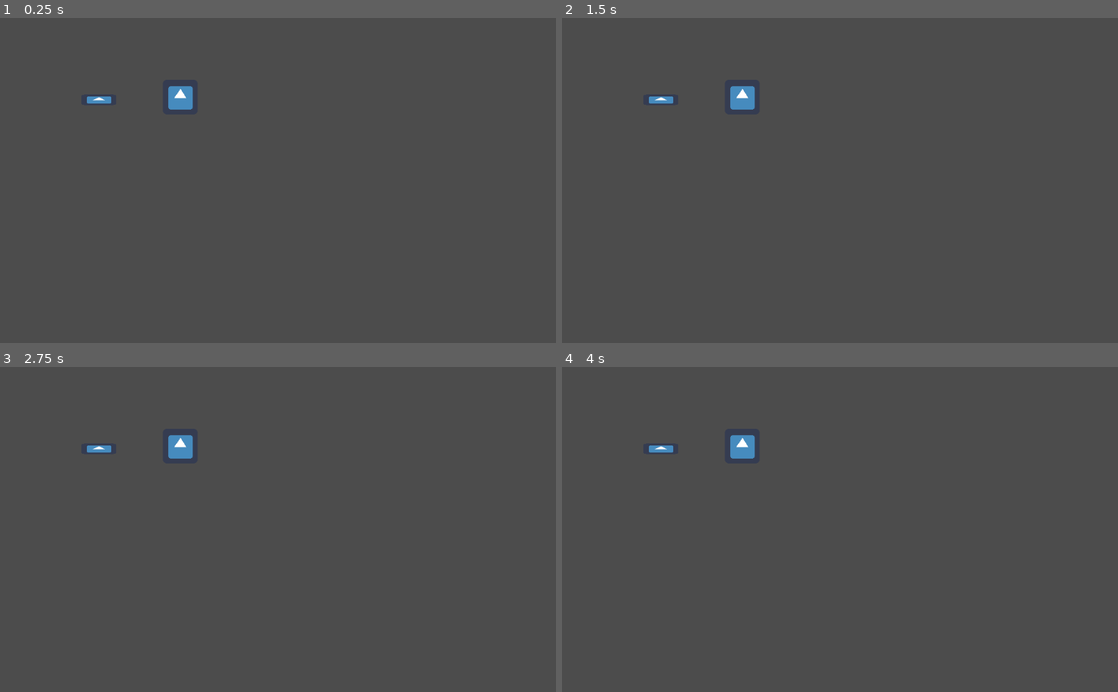
Above: before the commit, frames 1-4 (two rows, left to right).
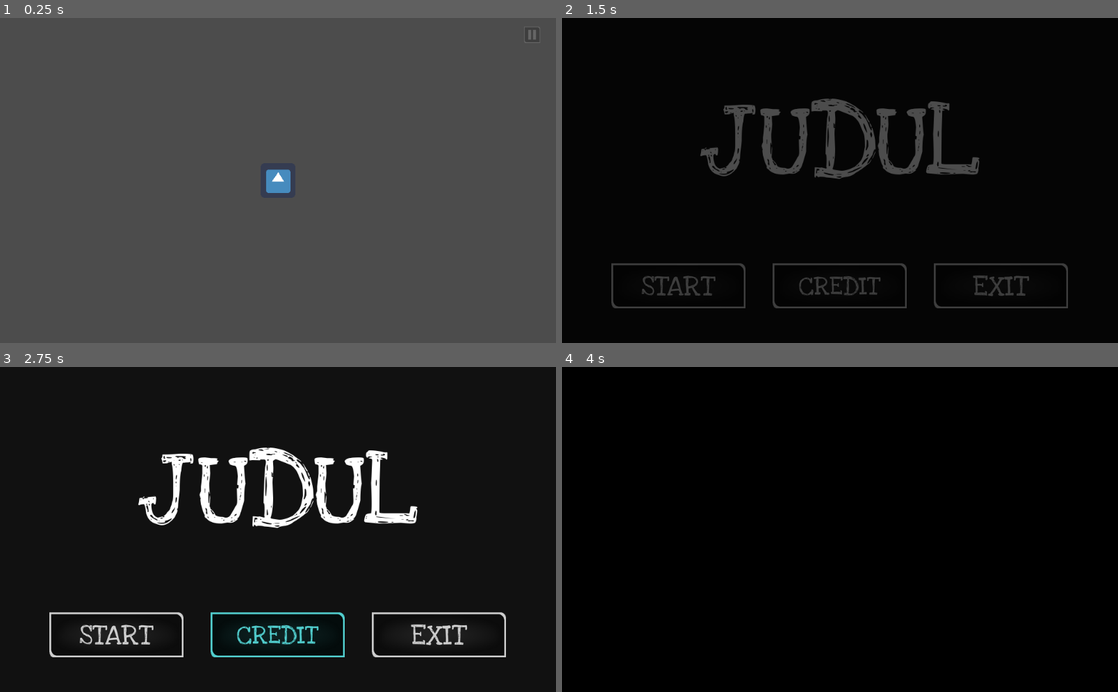
Above: after the commit, the same moments.

Repository: raimess11/BGDJam2022
Game: Godot game, scene res://World.tscn
The game is run twice, just before and just after one commit, with the same random seed, the same clock (stepped at 60 frames per second) and the same inputs. The engine's default icon, where the game draws it, is replaced by a stand-in: a white triangle on a blue panel in a dark square.
Inputs (mouse positions are in pixels of both pictures, inside the frame that each line leads up to):
- Up to frame 1 (0.25 s): no input
- Up to frame 2 (1.5 s): click (1095, 34) at 0.52 s; click (806, 180) at 1.27 s
- Up to frame 3 (2.75 s): click (278, 633) at 2.02 s
- Up to frame 4 (4 s): click (678, 633) at 2.77 s; click (678, 633) at 3.52 s

The runs differ from the first frame. In frame 1, 0.8% of the frame differs, in the area x 15-98%, y 3-54%; in frame 2, 95%; in frame 3, 100%; in frame 4, 100%, in the area x 0-100%, y 0-100%.

Commit message:
finished

Diff:
--- a/World.tscn
+++ b/World.tscn
@@ -1,12 +1,14 @@
 [gd_scene load_steps=3 format=2]
 
 [ext_resource path="res://Player.tscn" type="PackedScene" id=1]
-[ext_resource path="res://Item.tscn" type="PackedScene" id=2]
+[ext_resource path="res://ui/main menu/pause.tscn" type="PackedScene" id=3]
 
 [node name="World" type="Node2D"]
 
 [node name="Player" parent="." instance=ExtResource( 1 )]
 position = Vector2( 332, 146 )
 
-[node name="Item" parent="." instance=ExtResource( 2 )]
-position = Vector2( 182, 151 )
+[node name="Camera2D" type="Camera2D" parent="Player"]
+current = true
+
+[node name="Pause" parent="." instance=ExtResource( 3 )]
--- /dev/null
+++ b/ui/main menu/pause.gd
@@ -0,0 +1,37 @@
+extends Control
+
+onready var vbox = $PauseMenu/VBoxContainer
+
+# Called when the node enters the scene tree for the first time.
+func _ready():
+	vbox.add_constant_override("separation", 30)
+
+
+# Called every frame. 'delta' is the elapsed time since the previous frame.
+#func _process(delta):
+#	pass
+
+
+func _on_PauseButton_pressed():
+	$PauseMenu.visible = true
+	$DarkOverlay.visible = true
+	get_tree().paused = true
+
+
+func _on_Resume_pressed():
+	$PauseMenu.visible = false
+	$DarkOverlay.visible = false
+	get_tree().paused = false
+
+
+func _on_Exit_pressed():
+	get_tree().quit()
+
+
+func _on_Main_Menu_pressed():
+	get_tree().paused = false
+	get_tree().change_scene("res://ui/menu.tscn")
+
+
+func _on_Restart_pressed():
+	get_tree().reload_current_scene()
--- /dev/null
+++ b/ui/main menu/pause.tscn
@@ -0,0 +1,93 @@
+[gd_scene load_steps=17 format=2]
+
+[ext_resource path="res://ui/pause menu/rsz_2pause_square_button.png" type="Texture" id=1]
+[ext_resource path="res://ui/pause menu/rsz_1play_square_button.png" type="Texture" id=2]
+[ext_resource path="res://ui/pause menu/rsz_1picsart_22-10-23_08-14-53-479.png" type="Texture" id=3]
+[ext_resource path="res://ui/pause menu/rsz_picsart_22-10-23_08-14-39-522.png" type="Texture" id=4]
+[ext_resource path="res://ui/pause menu/rsz_1on_off_square_button.png" type="Texture" id=5]
+[ext_resource path="res://ui/pause menu/rsz_picsart_22-10-23_08-13-11-951.png" type="Texture" id=6]
+[ext_resource path="res://ui/pause menu/rsz_picsart_22-10-23_08-12-48-088.png" type="Texture" id=7]
+[ext_resource path="res://ui/pause menu/rsz_picsart_22-10-23_08-13-41-918.png" type="Texture" id=8]
+[ext_resource path="res://ui/pause menu/rsz_return_square_button.png" type="Texture" id=9]
+[ext_resource path="res://ui/pause menu/rsz_picsart_22-10-23_08-14-00-339.png" type="Texture" id=10]
+[ext_resource path="res://ui/pause menu/rsz_1home_square_button.png" type="Texture" id=11]
+[ext_resource path="res://ui/pause menu/rsz_picsart_22-10-23_08-16-13-166.png" type="Texture" id=12]
+[ext_resource path="res://ui/pause menu/rsz_picsart_22-10-23_08-16-01-008.png" type="Texture" id=13]
+[ext_resource path="res://ui/main menu/pause.gd" type="Script" id=14]
+[ext_resource path="res://ui/pause menu/rsz_picsart_22-10-23_08-15-46-534.png" type="Texture" id=15]
+[ext_resource path="res://ui/pause menu/rsz_1picsart_22-10-23_08-15-28-816.png" type="Texture" id=16]
+
+[node name="Pause" type="Control"]
+anchor_right = 1.0
+anchor_bottom = 1.0
+script = ExtResource( 14 )
+
+[node name="DarkOverlay" type="ColorRect" parent="."]
+self_modulate = Color( 1, 1, 1, 0.392157 )
+anchor_right = 1.0
+anchor_bottom = 1.0
+color = Color( 0.0705882, 0.0705882, 0.0705882, 1 )
+
+[node name="PauseMenu" type="CanvasLayer" parent="."]
+pause_mode = 2
+visible = false
+
+[node name="VBoxContainer" type="HBoxContainer" parent="PauseMenu"]
+anchor_top = 0.5
+anchor_right = 1.0
+anchor_bottom = 0.5
+margin_top = -50.0
+margin_bottom = 50.0
+alignment = 1
+
+[node name="Exit" type="TextureButton" parent="PauseMenu/VBoxContainer"]
+margin_left = 306.0
+margin_right = 406.0
+margin_bottom = 100.0
+texture_normal = ExtResource( 5 )
+texture_pressed = ExtResource( 6 )
+texture_hover = ExtResource( 7 )
+
+[node name="Main Menu" type="TextureButton" parent="PauseMenu/VBoxContainer"]
+margin_left = 410.0
+margin_right = 510.0
+margin_bottom = 100.0
+texture_normal = ExtResource( 11 )
+texture_pressed = ExtResource( 10 )
+texture_hover = ExtResource( 8 )
+
+[node name="Restart" type="TextureButton" parent="PauseMenu/VBoxContainer"]
+margin_left = 514.0
+margin_right = 614.0
+margin_bottom = 100.0
+texture_normal = ExtResource( 9 )
+texture_pressed = ExtResource( 15 )
+texture_hover = ExtResource( 16 )
+
+[node name="Resume" type="TextureButton" parent="PauseMenu/VBoxContainer"]
+margin_left = 618.0
+margin_right = 718.0
+margin_bottom = 100.0
+texture_normal = ExtResource( 2 )
+texture_pressed = ExtResource( 12 )
+texture_hover = ExtResource( 13 )
+
+[node name="CanvasLayer" type="CanvasLayer" parent="."]
+
+[node name="PauseButton" type="TextureButton" parent="CanvasLayer"]
+self_modulate = Color( 1, 1, 1, 0.196078 )
+anchor_left = 1.0
+anchor_right = 1.0
+margin_left = -59.0
+margin_top = 16.0
+margin_right = -29.0
+margin_bottom = 46.0
+texture_normal = ExtResource( 1 )
+texture_pressed = ExtResource( 3 )
+texture_hover = ExtResource( 4 )
+
+[connection signal="pressed" from="PauseMenu/VBoxContainer/Exit" to="." method="_on_Exit_pressed"]
+[connection signal="pressed" from="PauseMenu/VBoxContainer/Main Menu" to="." method="_on_Main_Menu_pressed"]
+[connection signal="pressed" from="PauseMenu/VBoxContainer/Restart" to="." method="_on_Restart_pressed"]
+[connection signal="pressed" from="PauseMenu/VBoxContainer/Resume" to="." method="_on_Resume_pressed"]
+[connection signal="pressed" from="CanvasLayer/PauseButton" to="." method="_on_PauseButton_pressed"]
--- /dev/null
+++ b/ui/menu.gd
@@ -0,0 +1,36 @@
+extends Control
+
+onready var vBox = $CanvasLayer/VBoxContainer
+
+
+# Called when the node enters the scene tree for the first time.
+func _ready():
+	vBox.add_constant_override("separation",50)
+	var start = create_tween()
+	start.tween_property($CanvasLayer/Fade,"self_modulate",Color(1,1,1,0),0.5)
+	start.call_deferred("start")
+	yield(start, "finished")
+	$CanvasLayer/Fade.visible = false
+
+
+# Called every frame. 'delta' is the elapsed time since the previous frame.
+#func _process(delta):
+#	pass
+
+
+func _on_Start_pressed():
+	$CanvasLayer/Fade.visible = true
+	var fade = create_tween()
+	fade.tween_property($CanvasLayer/Fade,"self_modulate",Color(1,1,1,1),1)
+	fade.call_deferred("start")
+	yield(fade, "finished")
+	yield(get_tree().create_timer(1.0),"timeout")
+	get_tree().change_scene("res://World.tscn")
+
+
+func _on_Credit_pressed():
+	pass # Replace with function body.
+
+
+func _on_Exit_pressed():
+	get_tree().quit()
--- /dev/null
+++ b/ui/menu.tscn
@@ -0,0 +1,86 @@
+[gd_scene load_steps=13 format=2]
+
+[ext_resource path="res://ui/main menu/rsz_credit.png" type="Texture" id=1]
+[ext_resource path="res://ui/main menu/rsz_exit.png" type="Texture" id=2]
+[ext_resource path="res://ui/main menu/rsz_start.png" type="Texture" id=3]
+[ext_resource path="res://ui/menu.gd" type="Script" id=4]
+[ext_resource path="res://ui/LoveYaLikeASister.ttf" type="DynamicFontData" id=5]
+[ext_resource path="res://ui/main menu/rsz_picsart_22-10-23_07-28-36-066.png" type="Texture" id=6]
+[ext_resource path="res://ui/main menu/rsz_1picsart_22-10-23_07-30-33-448.png" type="Texture" id=7]
+[ext_resource path="res://ui/main menu/rsz_picsart_22-10-23_07-30-12-768.png" type="Texture" id=8]
+[ext_resource path="res://ui/main menu/rsz_picsart_22-10-23_07-31-13-516.png" type="Texture" id=9]
+[ext_resource path="res://ui/main menu/rsz_picsart_22-10-23_07-29-44-398.png" type="Texture" id=10]
+[ext_resource path="res://ui/main menu/rsz_1picsart_22-10-23_07-29-44-398.png" type="Texture" id=11]
+
+[sub_resource type="DynamicFont" id=1]
+size = 144
+font_data = ExtResource( 5 )
+
+[node name="menu" type="Control"]
+anchor_right = 1.0
+anchor_bottom = 1.0
+script = ExtResource( 4 )
+
+[node name="ColorRect" type="ColorRect" parent="."]
+anchor_right = 1.0
+anchor_bottom = 1.0
+color = Color( 0.0705882, 0.0705882, 0.0705882, 1 )
+
+[node name="CanvasLayer" type="CanvasLayer" parent="."]
+
+[node name="VBoxContainer" type="HBoxContainer" parent="CanvasLayer"]
+anchor_left = 0.5
+anchor_top = 1.0
+anchor_right = 0.5
+anchor_bottom = 1.0
+margin_left = -512.0
+margin_top = -147.0
+margin_right = 512.0
+margin_bottom = -64.0
+alignment = 1
+
+[node name="Start" type="TextureButton" parent="CanvasLayer/VBoxContainer"]
+margin_left = 137.0
+margin_right = 384.0
+margin_bottom = 83.0
+texture_normal = ExtResource( 3 )
+texture_pressed = ExtResource( 6 )
+texture_hover = ExtResource( 11 )
+
+[node name="Credit" type="TextureButton" parent="CanvasLayer/VBoxContainer"]
+margin_left = 388.0
+margin_right = 635.0
+margin_bottom = 83.0
+texture_normal = ExtResource( 1 )
+texture_pressed = ExtResource( 7 )
+texture_hover = ExtResource( 8 )
+
+[node name="Exit" type="TextureButton" parent="CanvasLayer/VBoxContainer"]
+margin_left = 639.0
+margin_right = 886.0
+margin_bottom = 83.0
+texture_normal = ExtResource( 2 )
+texture_pressed = ExtResource( 9 )
+texture_hover = ExtResource( 10 )
+
+[node name="Title" type="Label" parent="CanvasLayer"]
+anchor_left = 0.5
+anchor_top = 0.5
+anchor_right = 0.5
+anchor_bottom = 0.5
+margin_left = -259.0
+margin_top = -196.0
+margin_right = 259.0
+margin_bottom = 54.0
+custom_fonts/font = SubResource( 1 )
+text = "JUDUL"
+align = 1
+
+[node name="Fade" type="ColorRect" parent="CanvasLayer"]
+anchor_right = 1.0
+anchor_bottom = 1.0
+color = Color( 0, 0, 0, 1 )
+
+[connection signal="pressed" from="CanvasLayer/VBoxContainer/Start" to="." method="_on_Start_pressed"]
+[connection signal="pressed" from="CanvasLayer/VBoxContainer/Credit" to="." method="_on_Credit_pressed"]
+[connection signal="pressed" from="CanvasLayer/VBoxContainer/Exit" to="." method="_on_Exit_pressed"]
Binary file added: ui/LoveYaLikeASister.ttf
Binary file added: ui/main menu/rsz_1picsart_22-10-23_07-29-44-398.png
Not shown, added: ui/main menu/rsz_1picsart_22-10-23_07-29-44-398.png.import
Binary file added: ui/main menu/rsz_1picsart_22-10-23_07-30-33-448.png
Not shown, added: ui/main menu/rsz_1picsart_22-10-23_07-30-33-448.png.import
Binary file added: ui/main menu/rsz_credit.png
Not shown, added: ui/main menu/rsz_credit.png.import
Binary file added: ui/main menu/rsz_exit.png
Not shown, added: ui/main menu/rsz_exit.png.import
Binary file added: ui/main menu/rsz_picsart_22-10-23_07-28-36-066.png
Not shown, added: ui/main menu/rsz_picsart_22-10-23_07-28-36-066.png.import
Binary file added: ui/main menu/rsz_picsart_22-10-23_07-29-44-398.png
(and 37 more such lines)
